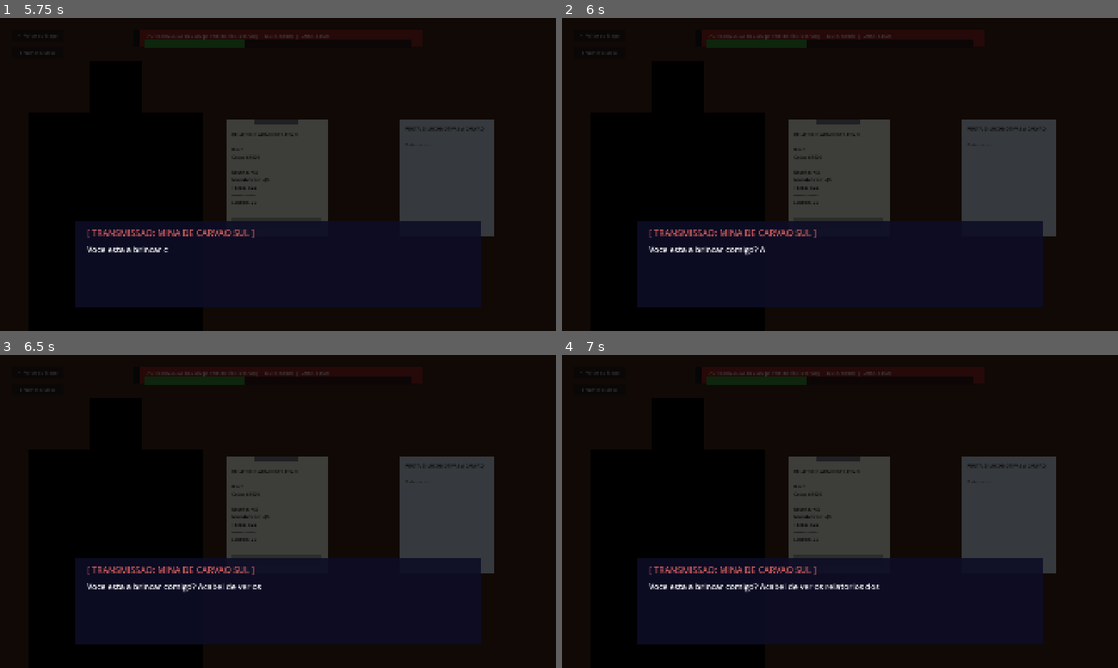
Above: before the commit, frames 1-4 (two rows, left to right).
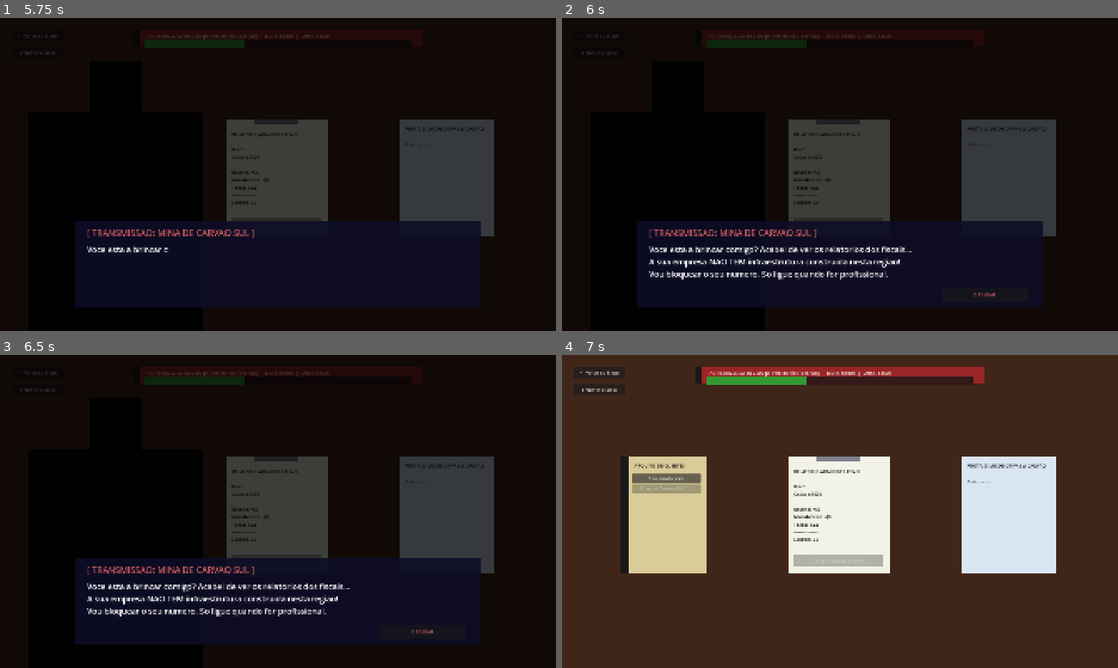
Above: after the commit, the same moments.

Repository: jonathanhenriques/Entregas_Ferroviarias
Game: Godot game, scene res://Main.tscn
Same seed, same stepped clock (60 frames per second), same inputs: the game is played once before the commit and once after it. The project has no main scene, so this scene is started directly.
Inputs (mouse positions are in pixels of both pictures, inside the frame that each line leads up to):
- Up to frame 1 (5.75 s): click "Ir para a Mesa ->" at 0.5 s; click "<- Voltar ao Mapa" at 1.25 s; click "Ir para a Mesa ->" at 2 s; click "Arrumar a Mesa" at 2.75 s; click "Serraria do Vale" at 3.5 s; click "Mina de Carvao Sul" at 4.25 s; click "☎ LIGAR PADRAO" at 5 s
- Up to frame 2 (6 s): click "<- Voltar ao Mapa" at 5.75 s
- Up to frame 3 (6.5 s): no input
- Up to frame 4 (7 s): click (984, 630) at 6.5 s, where only the run after the commit has a clickable "DESLIGAR"

Frame 1 is identical in both runs. In frame 2, 1.4% of the frame differs, in the area x 15-78%, y 72-90%; in frame 3, 1.3%; in frame 4, 100%, in the area x 0-100%, y 0-100%.

Commit message:
clique na tela para saltar a animação das letras. cutscene inicial do chefe

Diff:
--- a/cutscene_dialog.gd
+++ b/cutscene_dialog.gd
@@ -21,6 +21,7 @@
 var char_index: int = 0
 var offered_reward: int = 0
 var is_typing: bool = false
+var fast_forward: bool = false # NOVO: Pular animacao de texto
 
 func _ready() -> void:
 	layer = 200
@@ -34,7 +35,6 @@
 	overlay.mouse_filter = Control.MOUSE_FILTER_STOP
 	add_child(overlay)
 
-	# Silhueta adaptada para 1920x1080
 	silhouette_body = ColorRect.new()
 	silhouette_body.color = Color(0, 0, 0, 1)
 	silhouette_body.size = Vector2(600, 750)
@@ -47,7 +47,6 @@
 	silhouette_head.position = Vector2(310, 150)
 	add_child(silhouette_head)
 
-	# Caixa de dialogo gigante
 	dialog_box = ColorRect.new()
 	dialog_box.color = Color(0.05, 0.05, 0.15, 0.9)
 	dialog_box.size = Vector2(1400, 300)
@@ -88,13 +87,22 @@
 	dialog_box.add_child(btn_reject)
 
 	btn_close = Button.new()
-	btn_close.text = "DESLIGAR (E assumir a culpa)"
+	btn_close.text = "DESLIGAR"
 	btn_close.size = Vector2(300, 50)
 	btn_close.position = Vector2(1050, 230)
 	btn_close.add_theme_color_override("font_color", Color.INDIAN_RED)
 	btn_close.pressed.connect(_on_close)
 	dialog_box.add_child(btn_close)
 
+# NOVO: Escuta o clique esquerdo para acelerar o texto
+func _input(event: InputEvent) -> void:
+	if visible:
+		if event is InputEventMouseButton:
+			if event.button_index == MOUSE_BUTTON_LEFT:
+				if event.is_pressed():
+					if is_typing:
+						fast_forward = true
+
 func start_call(company_name: String, company_type: String, company_cargo: String, base_reward: int, is_urgent: bool = false) -> void:
 	_reset_ui()
 	var dice = randi_range(1, 6)
@@ -142,9 +150,23 @@
 
 	_type_next_char(false)
 
+# NOVO: Introducao do Bear
+func start_boss_intro() -> void:
+	_reset_ui()
+	name_label.text = "[ TRANSMISSAO: BEAR (DIRETORIA) ]"
+	name_label.add_theme_color_override("font_color", Color.LIGHT_GRAY)
+
+	full_text = "Seu avo avisou que voce viria. Temos locomotivas enferrujadas e clientes isolados.\n\n"
+	full_text += "Preste atencao: neste mercado cruel, ninguem assina contrato sem ver trabalho feito.\n"
+	full_text += "Va ao mapa, construa a linha conectando as cidades e so depois ligue para os clientes.\n\n"
+	full_text += "O problema agora e seu."
+
+	_type_next_char(false)
+
 func _reset_ui() -> void:
 	visible = true
 	is_typing = true
+	fast_forward = false
 	char_index = 0
 	text_label.text = ""
 	btn_accept.visible = false
@@ -153,6 +175,13 @@
 	name_label.add_theme_color_override("font_color", Color.YELLOW)
 
 func _type_next_char(is_negotiation: bool) -> void:
+	if fast_forward:
+		text_label.text = full_text
+		char_index = full_text.length()
+		is_typing = false
+		_show_buttons(is_negotiation)
+		return
+
 	if char_index < full_text.length():
 		text_label.text += full_text[char_index]
 		char_index += 1
@@ -160,11 +189,14 @@
 		_type_next_char(is_negotiation)
 	else:
 		is_typing = false
-		if is_negotiation:
-			btn_accept.visible = true
-			btn_reject.visible = true
-		else:
-			btn_close.visible = true
+		_show_buttons(is_negotiation)
+
+func _show_buttons(is_negotiation: bool) -> void:
+	if is_negotiation:
+		btn_accept.visible = true
+		btn_reject.visible = true
+	else:
+		btn_close.visible = true
 
 func _on_accept() -> void:
 	visible = false
